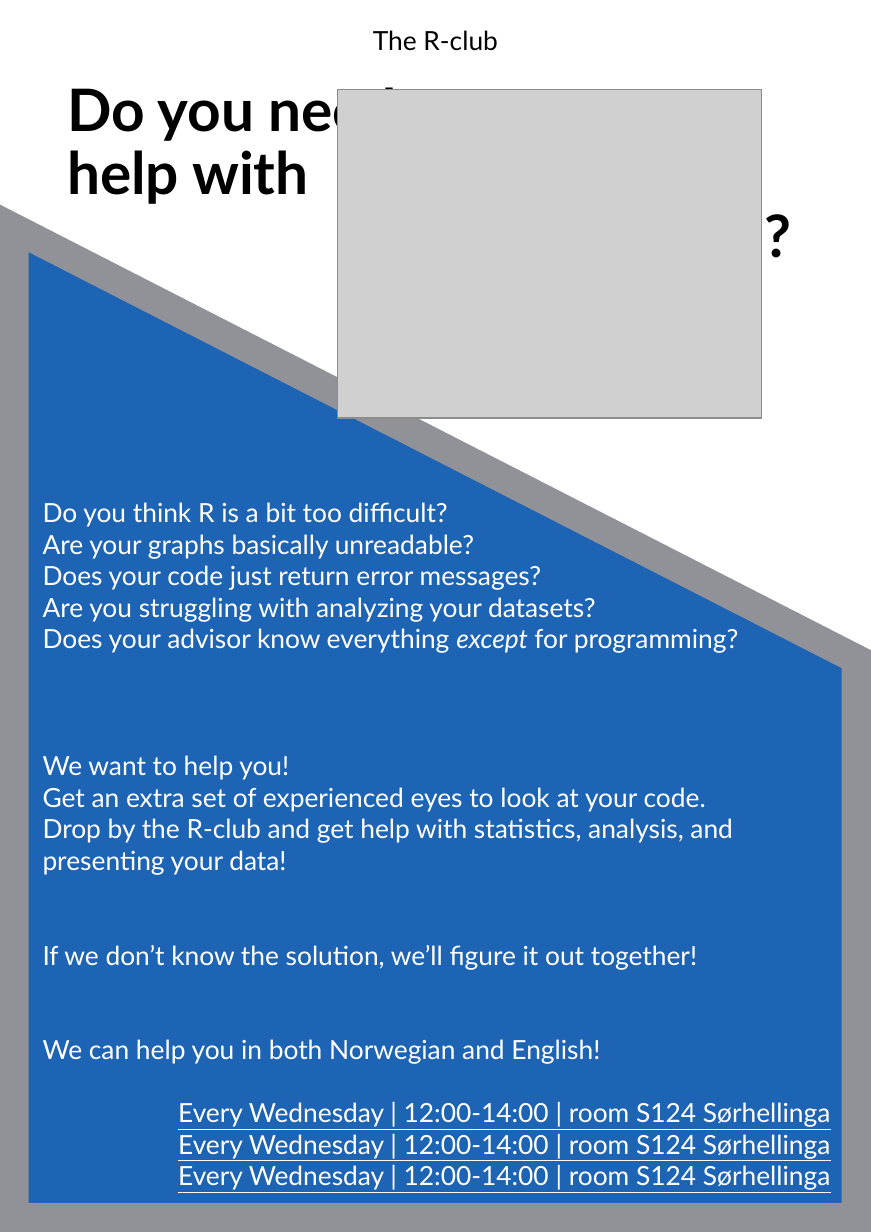
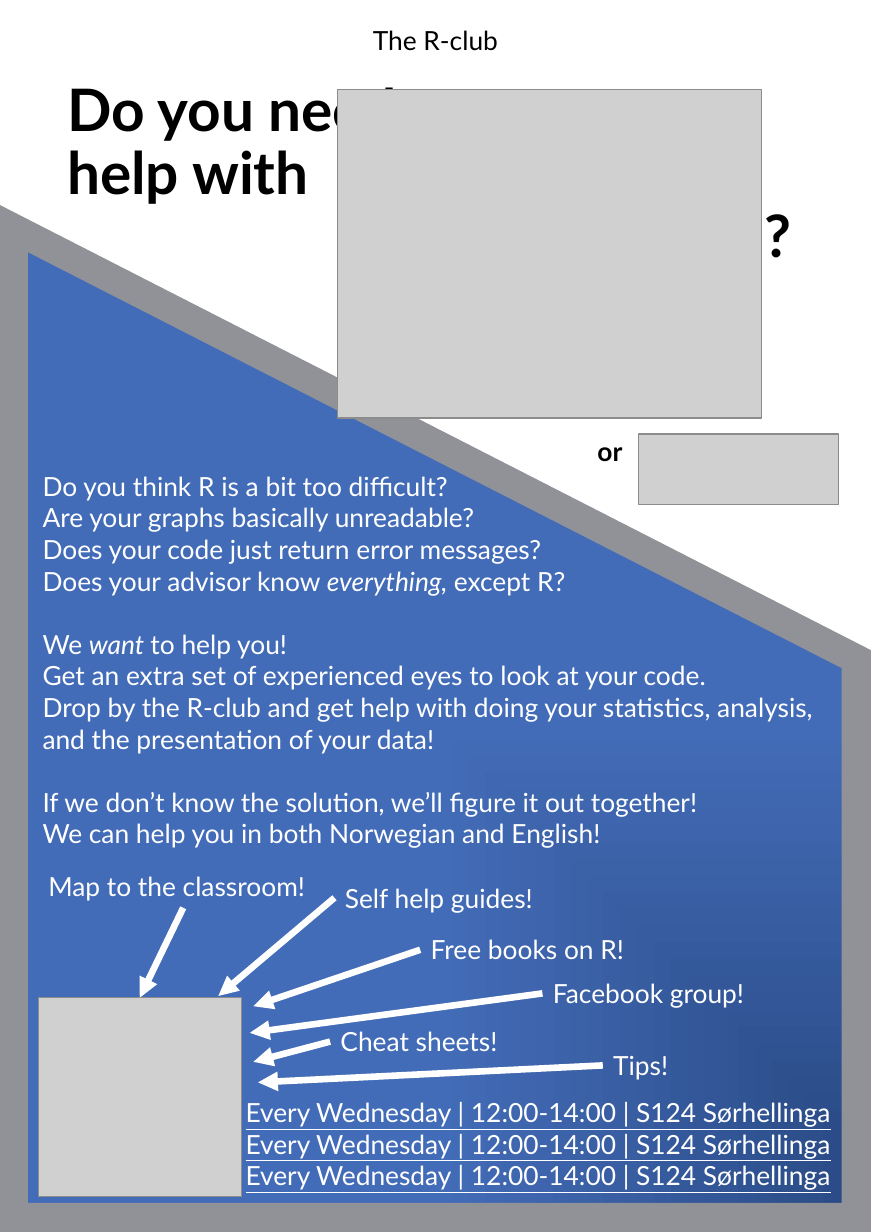
Before and after one commit to Taakefyrsten/NMBU-R-club, a slide deck: slide 2 of ADs/RCLUB_AD.pptx. Drawn at 871x1232 pixels with LibreOffice and Linux fonts; fonts in the diff are those of the drawing; grey boxes stand for pictures. Boxes give left, top, right and bottom in pixels: in the first picture for what was removed or moved away, otherwise in the second. Text is boxed around its words. In the diff, an @@ line names an element or a change of style, - is before the commit and + after.

```diff
--- a/ADs/RCLUB_AD.pptx
+++ b/ADs/RCLUB_AD.pptx
@@ freeform shape at (13,229,855,1218): fill #1E64B5 to gradient #2A4B86 to #436CB8; outline redrawn @@
@@ text added at (597,447,622,461), 18 pt, text #000000, bold @@
+or
@@ picture added at (638,434,838,504) @@
@@ free "Do you think R is ...": place and size @@
-free "Do you think R is ..." at (33,491,846,1075)
+free "Do you think R is ..." at (33,464,846,858)
@@ text in free at (43,571,565,596): text changed @@
-Are you struggling with analyzing your datasets?
-Does your advisor know everything except for programming?
+Does your advisor know everything, except R?
@@ text in free at (43,634,287,659): italic on in "want" @@
@@ text in free at (43,697,813,754): text changed @@
-Drop by the R-club and get help with statistics, analysis, and presenting your data!
+Drop by the R-club and get help with doing your statistics, analysis, and the presentation of your data!
@@ text added at (48,876,305,901), 18 pt, text #FFFFFF @@
+Map to the classroom!
@@ arrow added from (335, 897) to (218, 995), #FFFFFF 4.5 pt @@
@@ text added at (345,888,533,913), 18 pt, text #FFFFFF @@
+Self help guides!
@@ arrow added from (183, 908) to (140, 997), #FFFFFF 4.5 pt @@
@@ arrow added from (420, 949) to (254, 1006), #FFFFFF 4.5 pt @@
@@ text added at (431,939,624,959), 18 pt, text #FFFFFF @@
+Free books on R!
@@ text added at (553,983,744,1008), 18 pt, text #FFFFFF @@
+Facebook group!
@@ picture added at (38,997,241,1196) @@
@@ arrow added from (542, 993) to (250, 1032), #FFFFFF 4.5 pt @@
@@ arrow added from (330, 1042) to (254, 1062), #FFFFFF 4.5 pt @@
@@ text added at (340,1031,498,1051), 18 pt, text #FFFFFF @@
+Cheat sheets!
@@ arrow added from (602, 1065) to (258, 1082), #FFFFFF 4.5 pt @@
@@ text added at (613,1056,668,1080), 18 pt, text #FFFFFF @@
+Tips!
@@ text at (246,1102,830,1190): text changed @@
-Every Wednesday | 12:00-14:00 | room S124 Sørhellinga
-Every Wednesday | 12:00-14:00 | room S124 Sørhellinga
-Every Wednesday | 12:00-14:00 | room S124 Sørhellinga
+Every Wednesday | 12:00-14:00 | S124 Sørhellinga
+Every Wednesday | 12:00-14:00 | S124 Sørhellinga
+Every Wednesday | 12:00-14:00 | S124 Sørhellinga
```
Also in this commit, not shown: 1 other slide changed, 1 other file.
